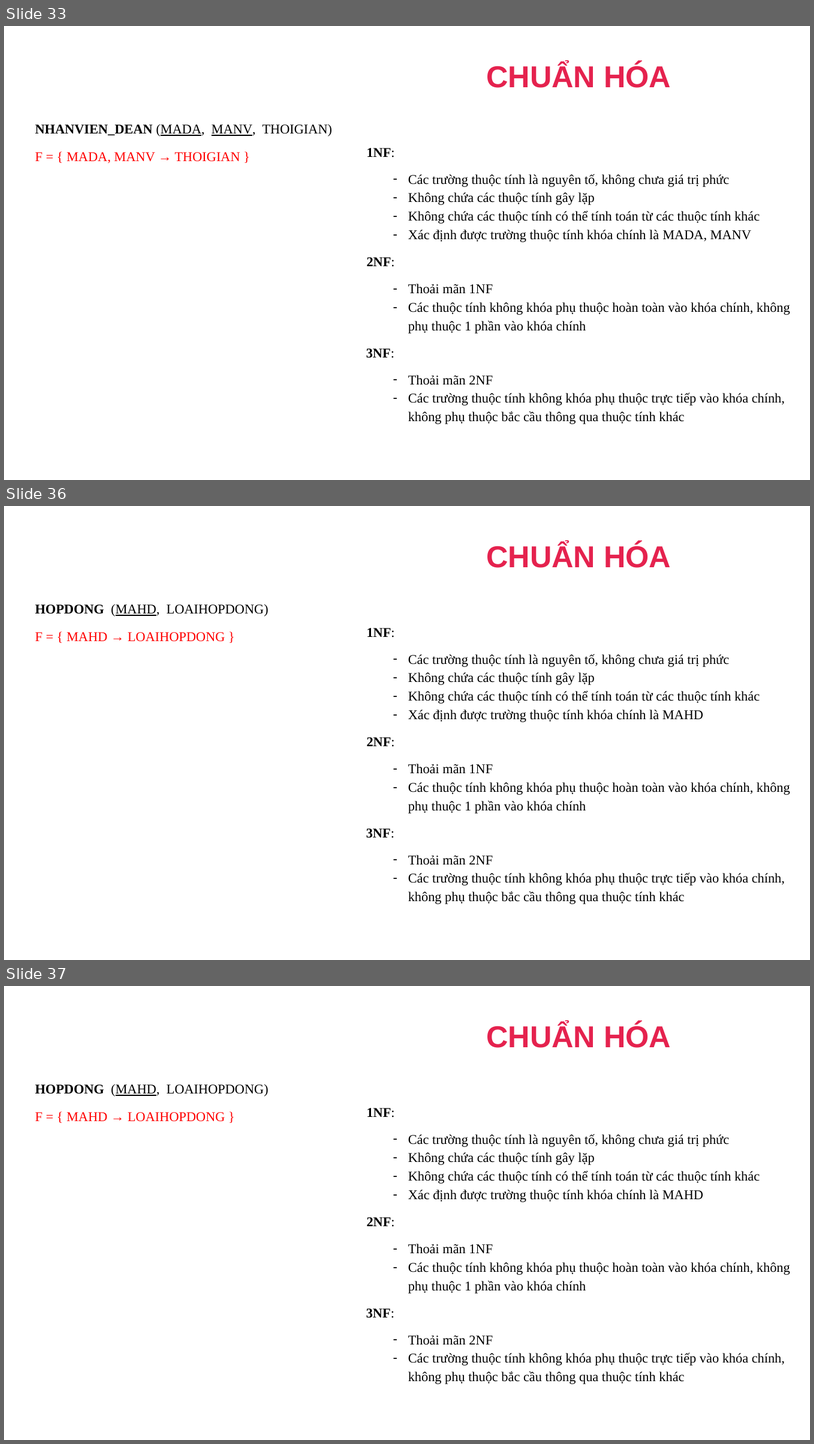
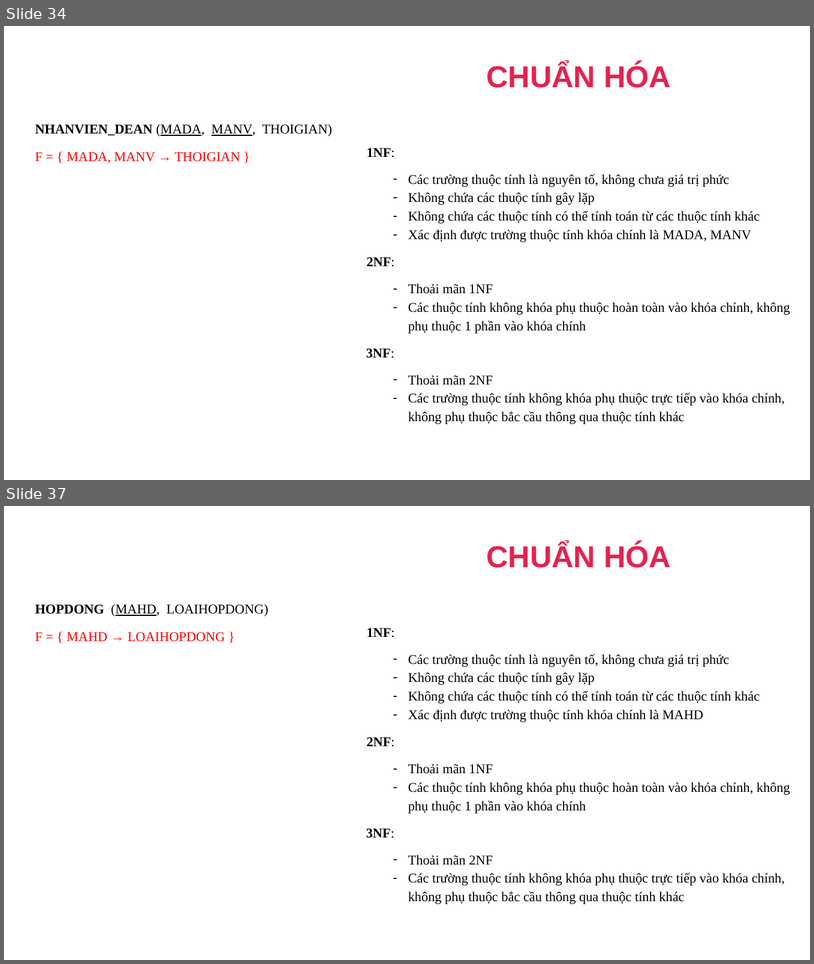
Before and after one commit to dangbinhphuoc/Sql_QuanLyNhanSu, a slide deck: PPQuanLyNhanSu.pptx. Shown one above the other, each under a label of ours: slides 33, 36 and 37 before the commit, slides 34 and 37 after it; the slides between them are not shown. The pictures are 814x1444 and 814x964 pixels, drawn with LibreOffice and Linux fonts; fonts in the diff are those of the drawing; background and template pictures are left out. Boxes give left, top, right and bottom in pixels: in the first picture for what was removed or moved away, otherwise in the second. Text is boxed around its words. In the diff, an @@ line names an element or a change of style, - is before the commit and + after.

```diff
--- a/PPQuanLyNhanSu.pptx
+++ b/PPQuanLyNhanSu.pptx
@@ slide 36 removed at (4, 506, 810, 960), background #FFFFFF @@
@@ text removed at (486, 543, 671, 568) @@
-CHUẨN HÓA
@@ text removed at (35, 604, 269, 616) @@
-HOPDONG (MAHD, LOAIHOPDONG)
@@ text removed at (366, 628, 791, 904) @@
-1NF:
-    – Các trường thuộc tính là nguyên tố, không chưa giá trị phức
-    – Không chứa các thuộc tính gây lặp
-    – Không chứa các thuộc tính có thể tính toán từ các thuộc tính khác
-    – Xác định được trường thuộc tính khóa chính là MAHD
-2NF:
-    – Thoải mãn 1NF
-    – Các thuộc tính không khóa phụ thuộc hoàn toàn vào khóa chính, không phụ thuộc 1 phần vào khóa chính
-3NF:
-    – Thoải mãn 2NF
-    – Các trường thuộc tính không khóa phụ thuộc trực tiếp vào khóa chính, không phụ thuộc bắc cầu thông qua thuộc tính khác
@@ text removed at (35, 632, 225, 642) @@
-F = { MAHD → LOAIHOPDONG }
@@ what was slide 33 is now slide 34 @@
```
Also in this commit, not shown: 22 slides changed, 1 slide added, 2 other files.
